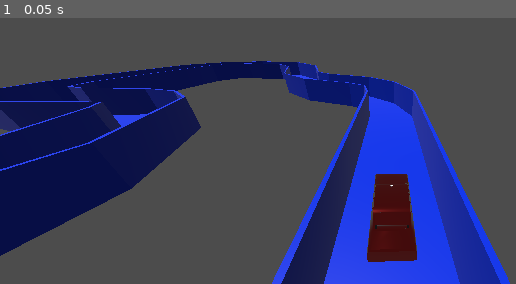
Above: before the commit, frame 1.
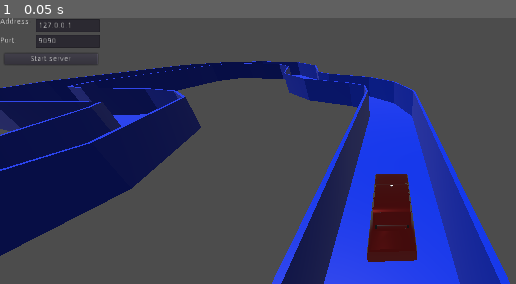
Above: after the commit, the same moment.

Repository: ChernyakKonstantin/Self-driving-RL-car
Game: Godot game, scene res://Environment/TrackEnvironment.tscn
Two runs of this game, one before a commit and one after it. Both use one fixed random seed, a clock stepped at 60 frames per second and the inputs below.
Inputs:
- Up to frame 1 (0.05 s): no input

The runs differ from the first frame. In frame 1, 1.4% of the frame differs, in the area x 0-20%, y 0-18%.

Commit message:
Add server address configuration to godot environment

Diff:
--- a/godot/Environment/Environment.gd
+++ b/godot/Environment/Environment.gd
@@ -30,6 +30,7 @@
 onready var server = TCP_Server.new()
 onready var agent = $RLCarAgent
 onready var world = $World
+onready var server_configuration = $ServerConfiguration
 
 onready var have_connection: bool = false
 onready var connection: StreamPeerTCP
@@ -38,13 +39,14 @@
 # -------- built-ins --------
 func _ready():
 	agent.connect("done_action", self, "_on_done_action")
-	# Listen for incoming connections
-	server.listen(port, address)
+	server_configuration.connect("start_server", self, "_on_start_server")
 
-	# Environment is not pausable while Agent and World is pausable.
+	# Environment and server_configuration is not pausable
+	# while Agent and World is pausable.
 	set_pause_mode(2)
 	for child in get_children():
-		child.set_pause_mode(1)
+		if child.get_name() != "ServerConfiguration":
+			child.set_pause_mode(1)
 
 	get_tree().set_pause(true)
 
@@ -79,11 +81,6 @@
 	agent.set_action(request[ACTION_KEY])
 	if get_tree().is_paused():
 		get_tree().set_pause(false)  # Enable physics
-
-func _on_done_action():
-	get_tree().set_pause(true)
-	_send_response(request[OBSERVATION_KEY], connection)
-	_on_after_send_response(connection)
 
 func _on_after_send_response(connection: StreamPeerTCP):
 	request.clear()
@@ -145,3 +142,15 @@
 				var image_data = image.get_data()
 				connection.put_32(image_data.size()) # Image length in bytes
 				connection.put_data(image_data)
+
+
+# -------- events handlers --------
+func _on_done_action():
+	get_tree().set_pause(true)
+	_send_response(request[OBSERVATION_KEY], connection)
+	_on_after_send_response(connection)
+
+func _on_start_server(port: int, address: String):
+	# Listen for incoming connections
+	server.listen(port, address)
+	print("Listen on address: ", address, ", port: ", port)
--- a/godot/Environment/TrackEnvironment.tscn
+++ b/godot/Environment/TrackEnvironment.tscn
@@ -1,8 +1,9 @@
-[gd_scene load_steps=4 format=2]
+[gd_scene load_steps=5 format=2]
 
 [ext_resource path="res://RLAgent/RLCarAgent.tscn" type="PackedScene" id=1]
 [ext_resource path="res://World/Track.tscn" type="PackedScene" id=2]
 [ext_resource path="res://Environment/Environment.gd" type="Script" id=3]
+[ext_resource path="res://Environment/server_configuration/ServerConfiguration.tscn" type="PackedScene" id=4]
 
 [node name="Environment" type="Node"]
 script = ExtResource( 3 )
@@ -22,6 +23,8 @@
 [node name="DirectionalLight" type="DirectionalLight" parent="."]
 transform = Transform( 1, 0, 0, 0, 0.284584, 0.958651, 0, -0.958651, 0.284584, 0, 9.11547, 0 )
 
+[node name="ServerConfiguration" parent="." instance=ExtResource( 4 )]
+
 [editable path="RLCarAgent"]
 [editable path="RLCarAgent/Car"]
 [editable path="RLCarAgent/Car/car"]
--- /dev/null
+++ b/godot/Environment/server_configuration/ServerConfiguration.gd
@@ -0,0 +1,19 @@
+extends Control
+
+signal start_server
+
+onready var address_input = $AddressInput
+onready var port_input = $PortInput
+onready var start_server_button = $StartServerButton
+
+# Called when the node enters the scene tree for the first time.
+func _ready():
+	start_server_button.connect("pressed", self, "_emit_start_server_signal")
+	start_server_button.set_toggle_mode(false)
+
+func _emit_start_server_signal():
+	emit_signal(
+		"start_server",
+		int(port_input.get_text()),
+		address_input.get_text()
+		)
--- /dev/null
+++ b/godot/Environment/server_configuration/ServerConfiguration.tscn
@@ -0,0 +1,38 @@
+[gd_scene load_steps=2 format=2]
+
+[ext_resource path="res://Environment/server_configuration/ServerConfiguration.gd" type="Script" id=1]
+
+[node name="ServerConfiguration" type="Control"]
+anchor_right = 0.128
+anchor_bottom = 0.185
+script = ExtResource( 1 )
+
+[node name="Label" type="Label" parent="."]
+margin_right = 56.0
+margin_bottom = 48.0
+text = "Address:
+
+Port:"
+
+[node name="AddressInput" type="LineEdit" parent="."]
+margin_left = 64.0
+margin_top = 2.0
+margin_right = 180.0
+margin_bottom = 26.0
+rect_pivot_offset = Vector2( 85, 12 )
+text = "127.0.0.1"
+
+[node name="PortInput" type="LineEdit" parent="."]
+margin_left = 64.0
+margin_top = 30.0
+margin_right = 180.0
+margin_bottom = 54.0
+rect_pivot_offset = Vector2( 85, 12 )
+text = "9090"
+
+[node name="StartServerButton" type="Button" parent="."]
+margin_left = 8.0
+margin_top = 64.0
+margin_right = 176.0
+margin_bottom = 84.0
+text = "Start server"
